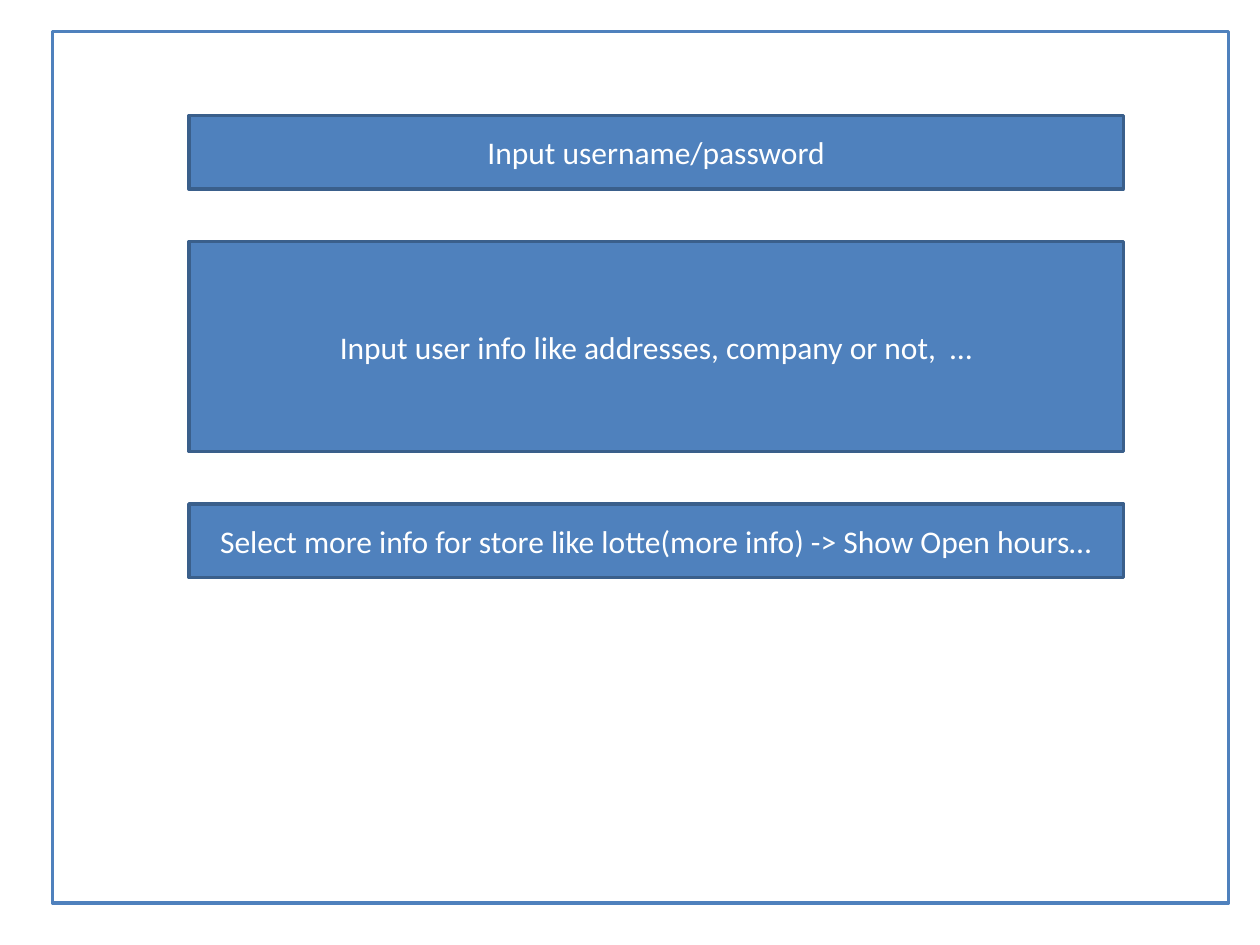
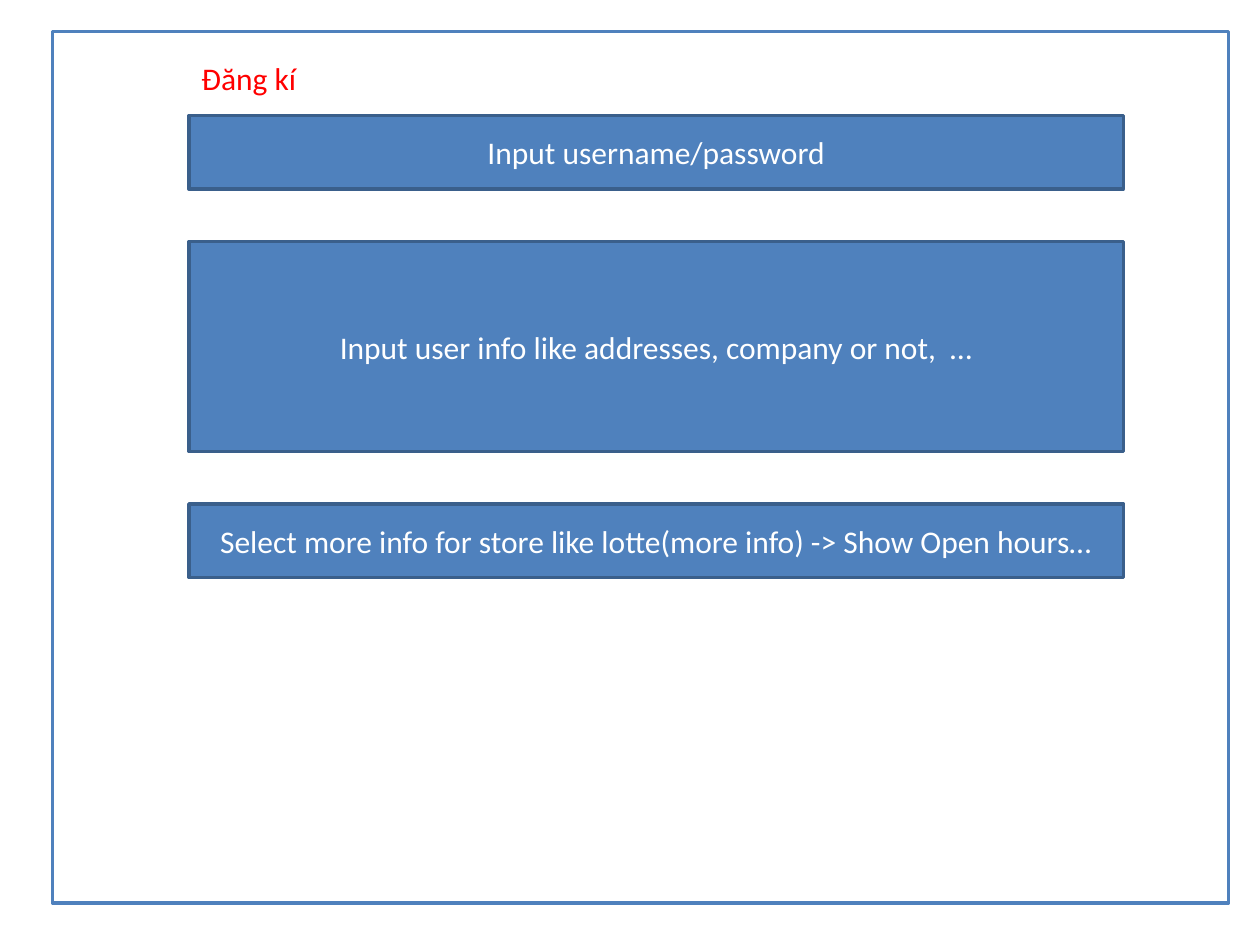
Before and after one commit to smartpad/partner-ui, a slide deck: slide 2 of docs/UI_template_2.pptx. Drawn at 1260x945 pixels with LibreOffice and Linux fonts; fonts in the diff are those of the drawing. Boxes give left, top, right and bottom in pixels: in the first picture for what was removed or moved away, otherwise in the second. Text is boxed around its words. In the diff, an @@ line names an element or a change of style, - is before the commit and + after.

```diff
--- a/docs/UI_template_2.pptx
+++ b/docs/UI_template_2.pptx
@@ text added at bbox=[201, 68, 297, 96], 18 pt, text #FF0000 @@
+Đăng kí
```
Also in this commit, not shown: 1 other slide changed.
